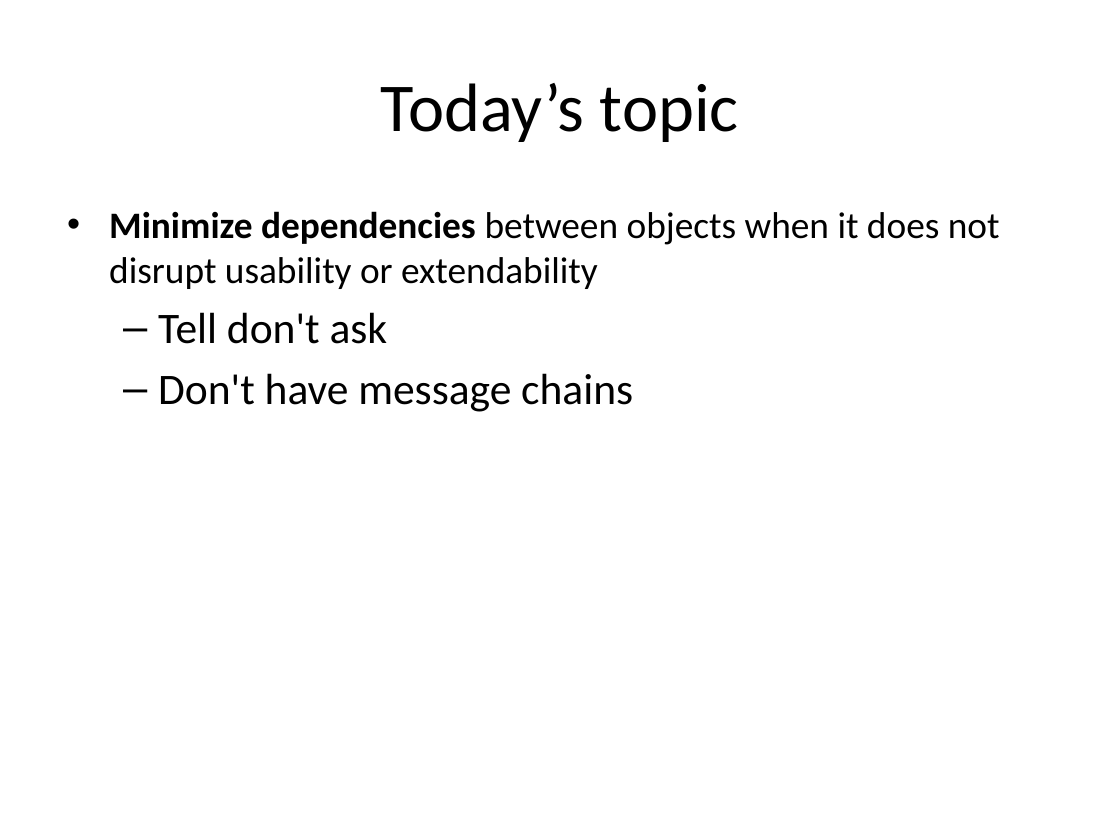
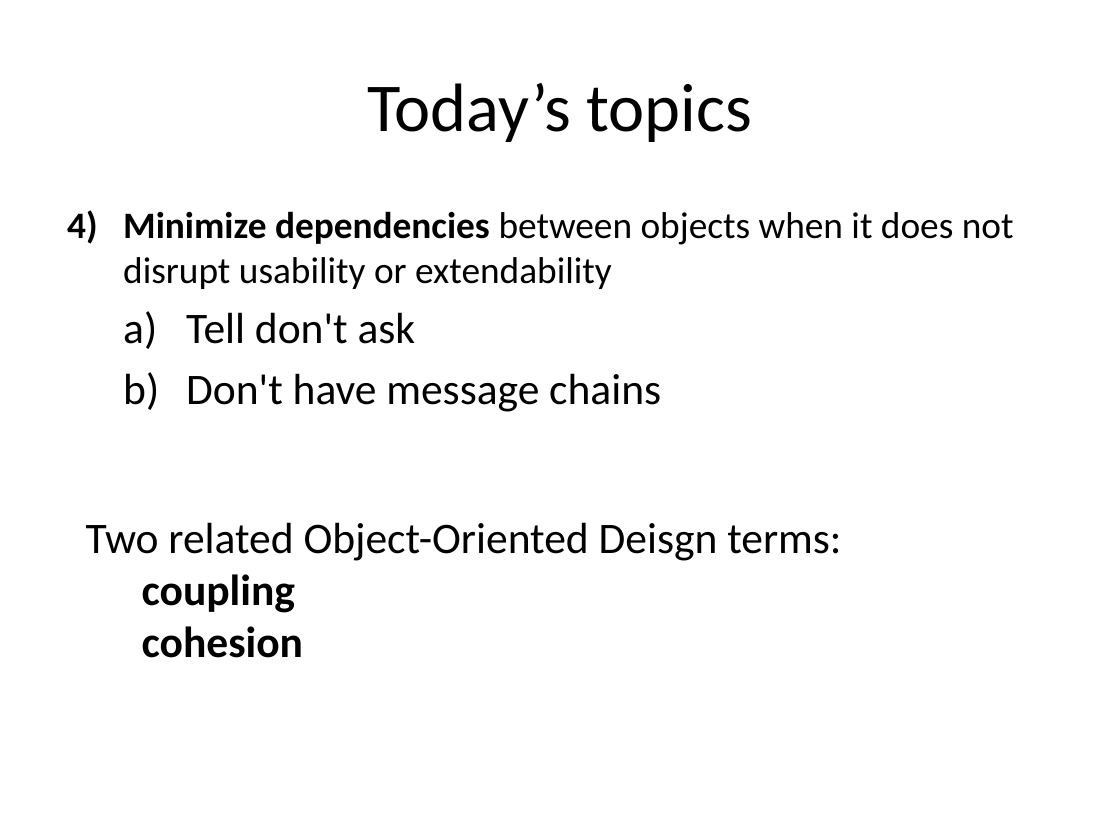
Before and after one commit to RHIT-CSSE/csse220, a slide deck: slide 2 of ClassMaterials/CohesionAndCoupling/Slides/Cohesion_And_Coupling.pptx (slide 3 before the commit). Drawn at 1120x840 pixels with LibreOffice and Linux fonts; fonts in the diff are those of the drawing. Boxes give left, top, right and bottom in pixels: in the first picture for what was removed or moved away, otherwise in the second. Text is boxed around its words. In the diff, an @@ line names an element or a change of style, - is before the commit and + after.

```diff
--- a/ClassMaterials/CohesionAndCoupling/Slides/Cohesion_And_Coupling.pptx
+++ b/ClassMaterials/CohesionAndCoupling/Slides/Cohesion_And_Coupling.pptx
@@ title at (367, 83, 753, 142): text changed @@
-Today’s topic
+Today’s topics
@@ text "Minimize dependencies between objects when ..." at (123, 211, 1014, 412): bullet • to 1); bullet – to a) @@
@@ text added at (86, 522, 841, 658), 28 pt, text #000000 @@
+Two related Object-Oriented Deisgn terms:
+  coupling
+  cohesion
```
Also in this commit, not shown: 15 other slides changed, 1 slide added, 8 slides removed, 2 other files.
